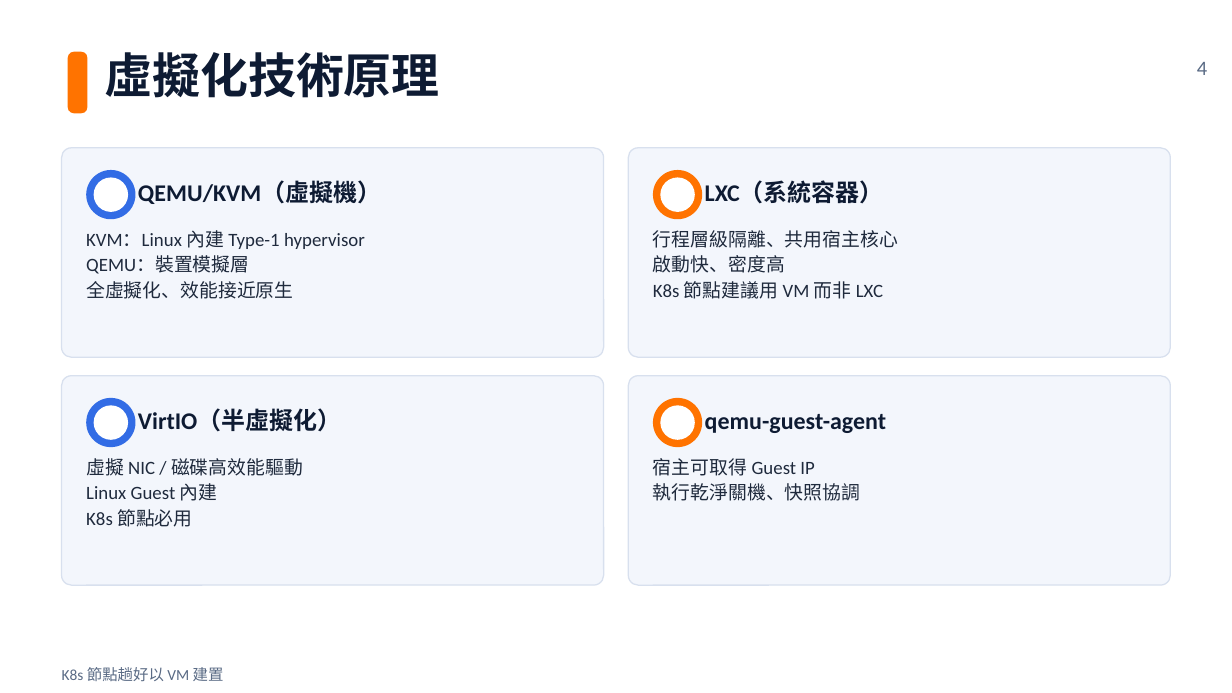
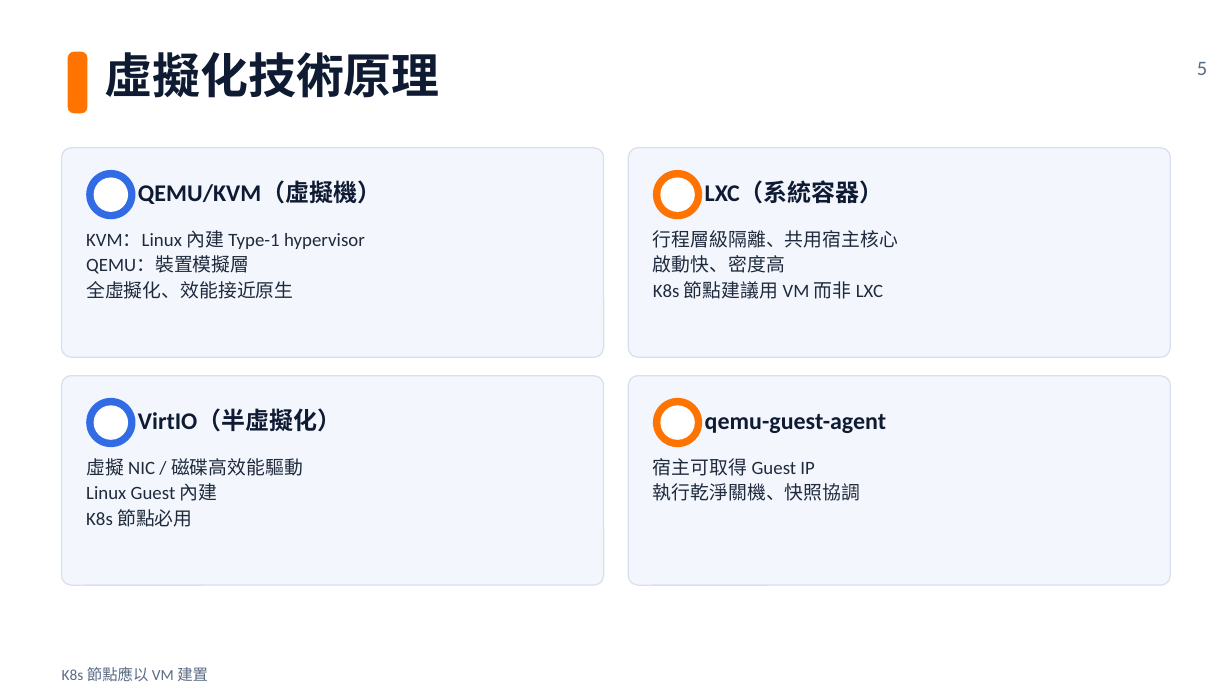
Before and after one commit to subirdkimo/k8s-course, a slide deck: slide 5 of 01-class-slides/class-01-pve-overview.pptx (slide 4 before the commit). Drawn at 1232x693 pixels with LibreOffice and Linux fonts; fonts in the diff are those of the drawing. Boxes give left, top, right and bottom in pixels: in the first picture for what was removed or moved away, otherwise in the second. Text is boxed around its words. In the diff, an @@ line names an element or a change of style, - is before the commit and + after.

```diff
--- a/01-class-slides/class-01-pve-overview.pptx
+++ b/01-class-slides/class-01-pve-overview.pptx
@@ text at <box>1197,62,1207,75</box>: text changed @@
-4
+5
@@ text at <box>62,667,208,681</box>: text changed @@
-K8s 節點趟好以 VM 建置
+K8s 節點應以 VM 建置
```
Also in this commit, not shown: 7 other slides changed, 5 slides added, 7 other files.
